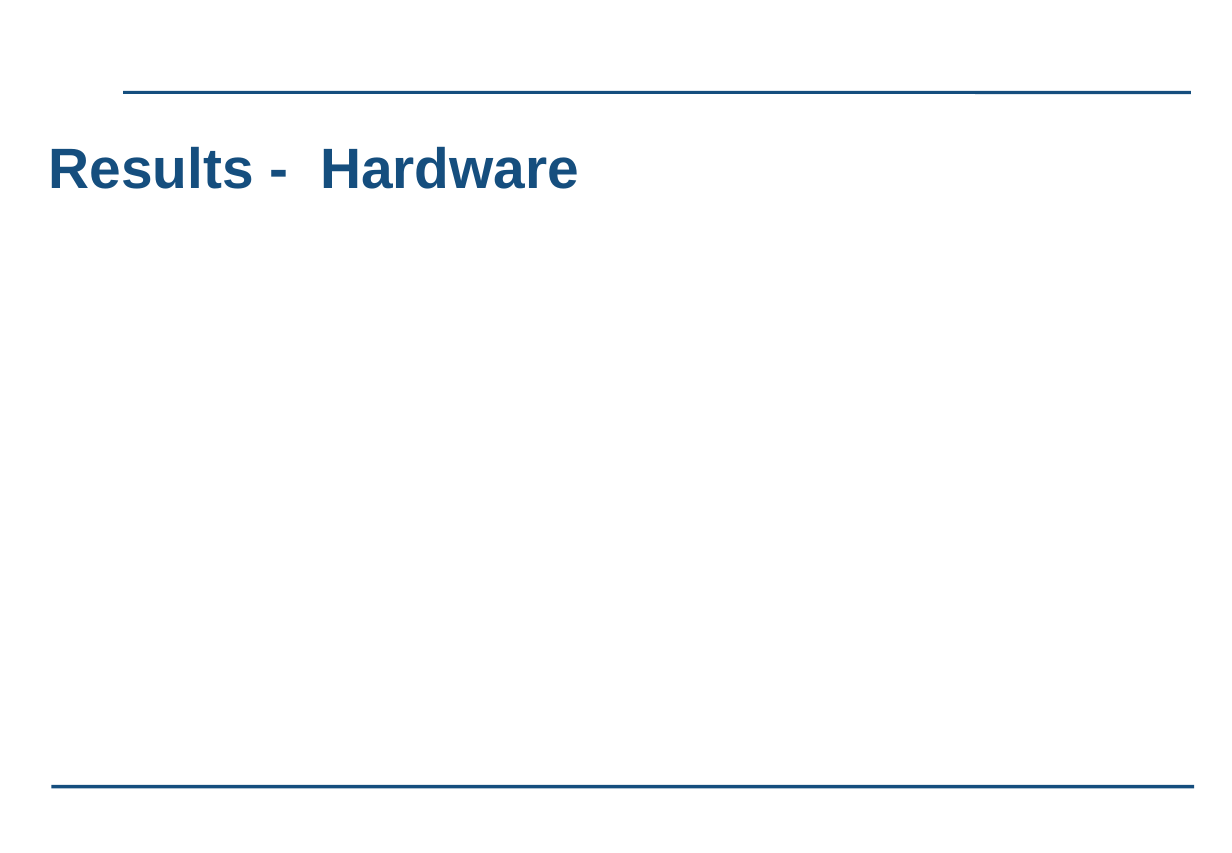
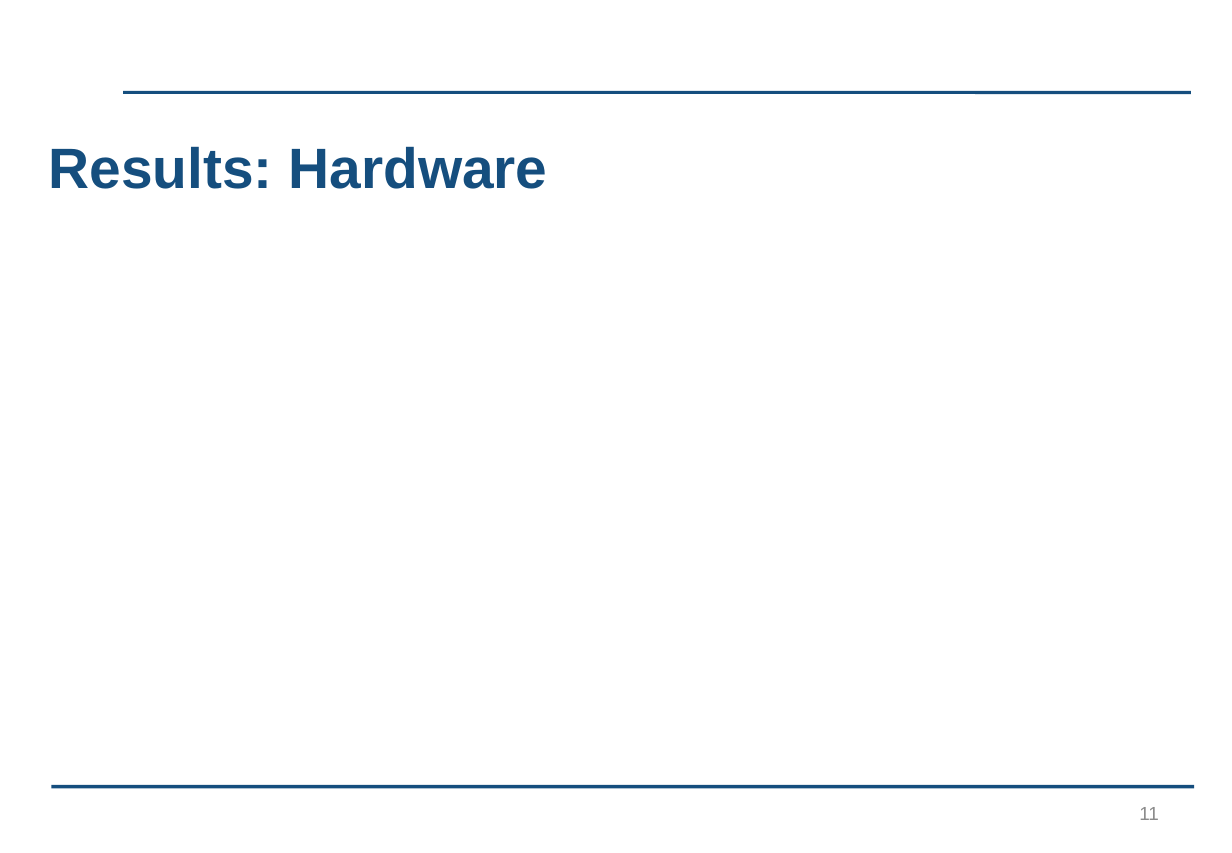
Before and after one commit to kayjayB/I_cant_hear_you, a slide deck: slide 11 of Presentation/Lab Project Presentation.pptx. Drawn at 1232x853 pixels with LibreOffice and Linux fonts; fonts in the diff are those of the drawing; background and template pictures are left out. Boxes give left, top, right and bottom in pixels: in the first picture for what was removed or moved away, otherwise in the second. Text is boxed around its words. In the diff, an @@ line names an element or a change of style, - is before the commit and + after.

```diff
--- a/Presentation/Lab Project Presentation.pptx
+++ b/Presentation/Lab Project Presentation.pptx
@@ title at box(49, 146, 548, 189): text changed @@
-Results - Hardware
+Results: Hardware
@@ page number added at box(1139, 807, 1159, 820), 12 pt, text #8C8C8C @@
+11
```
Also in this commit, not shown: 11 other slides changed.
